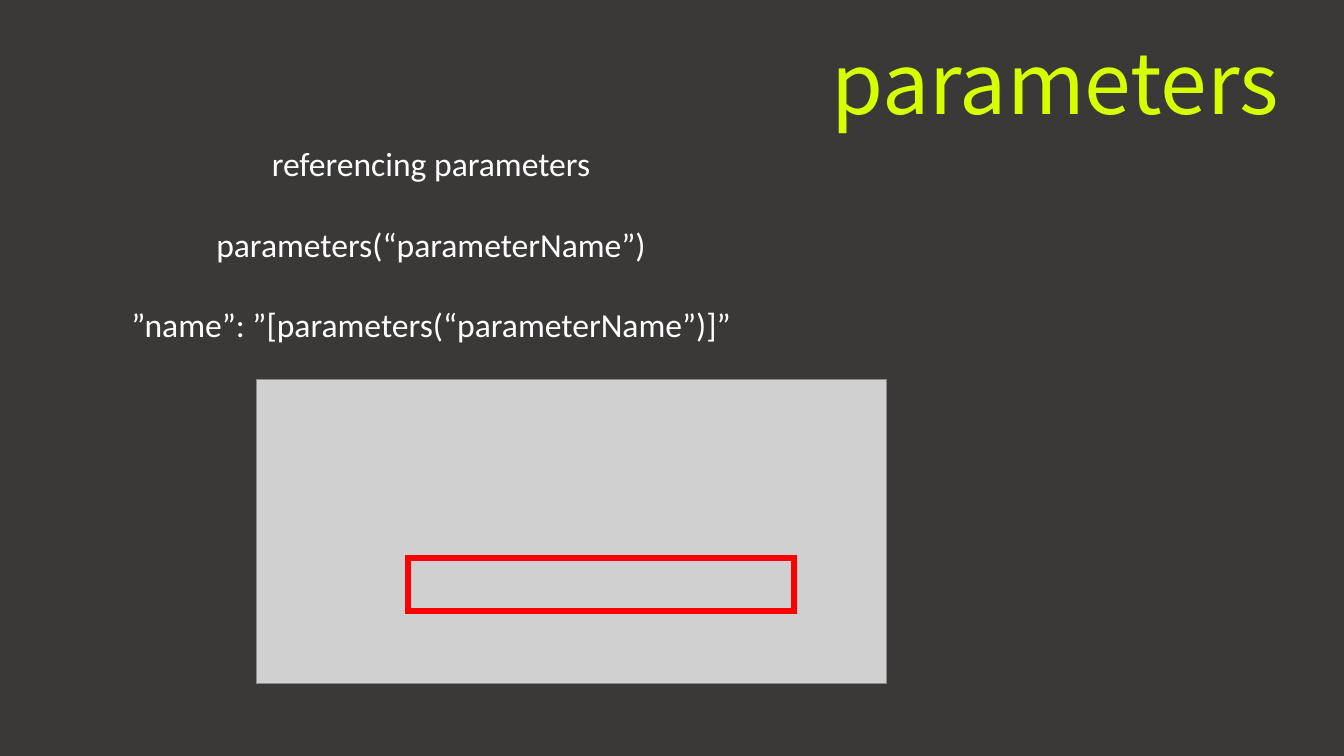
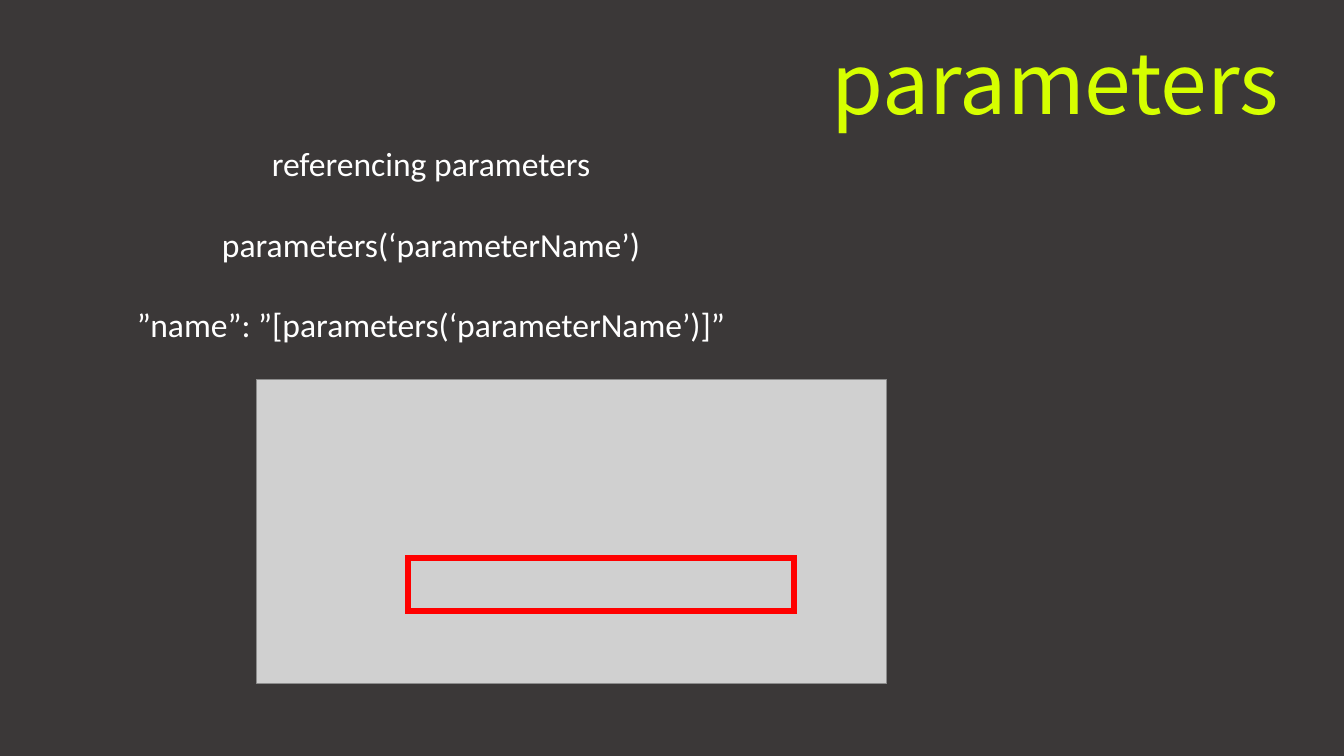
Before and after one commit to jdoof/arm-templates-demo, a slide deck: slide 11 of ARM Brown Bag.pptx. Drawn at 1344x756 pixels with LibreOffice and Linux fonts; fonts in the diff are those of the drawing; grey boxes stand for pictures. Boxes give left, top, right and bottom in pixels: in the first picture for what was removed or moved away, otherwise in the second. Text is boxed around its words. In the diff, an @@ line names an element or a change of style, - is before the commit and + after.

Commit message:
Improved High Level Architecture Diagram and some typos

```diff
--- a/ARM Brown Bag.pptx
+++ b/ARM Brown Bag.pptx
@@ text at bbox=[137, 232, 725, 343]: text changed @@
-parameters(“parameterName”)
-”name”: ”[parameters(“parameterName”)]”
+parameters(‘parameterName’)
+”name”: ”[parameters(‘parameterName’)]”
```
Also in this commit, not shown: 5 other slides changed, 1 slide added, 1 slide removed.
